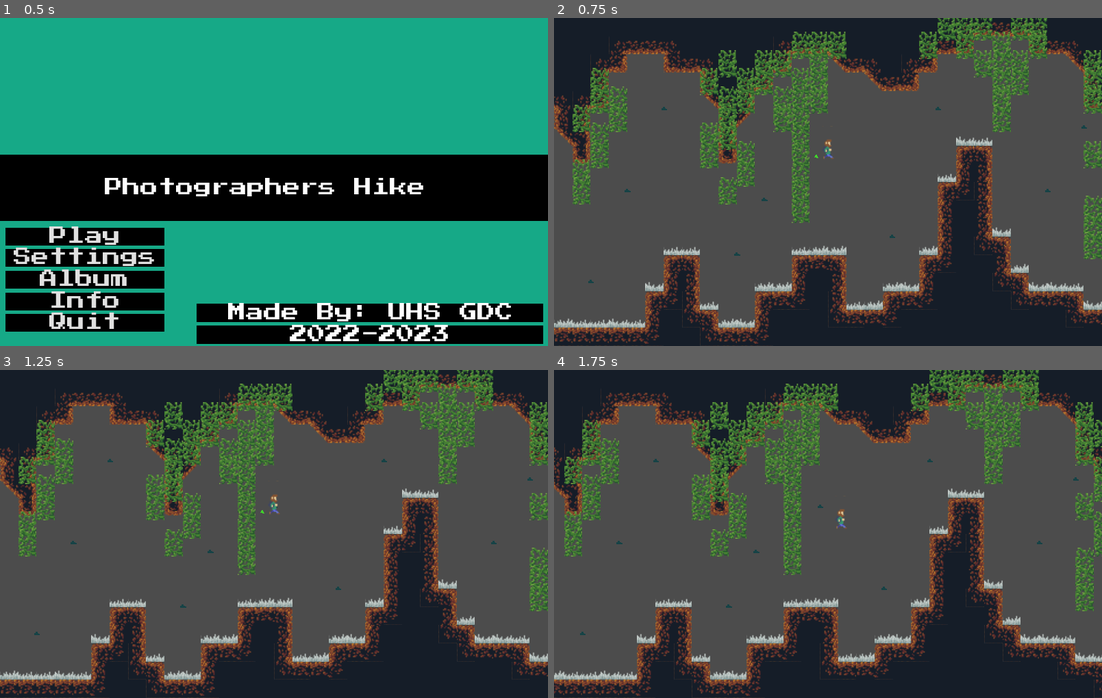
Above: before the commit, frames 1-4 (two rows, left to right).
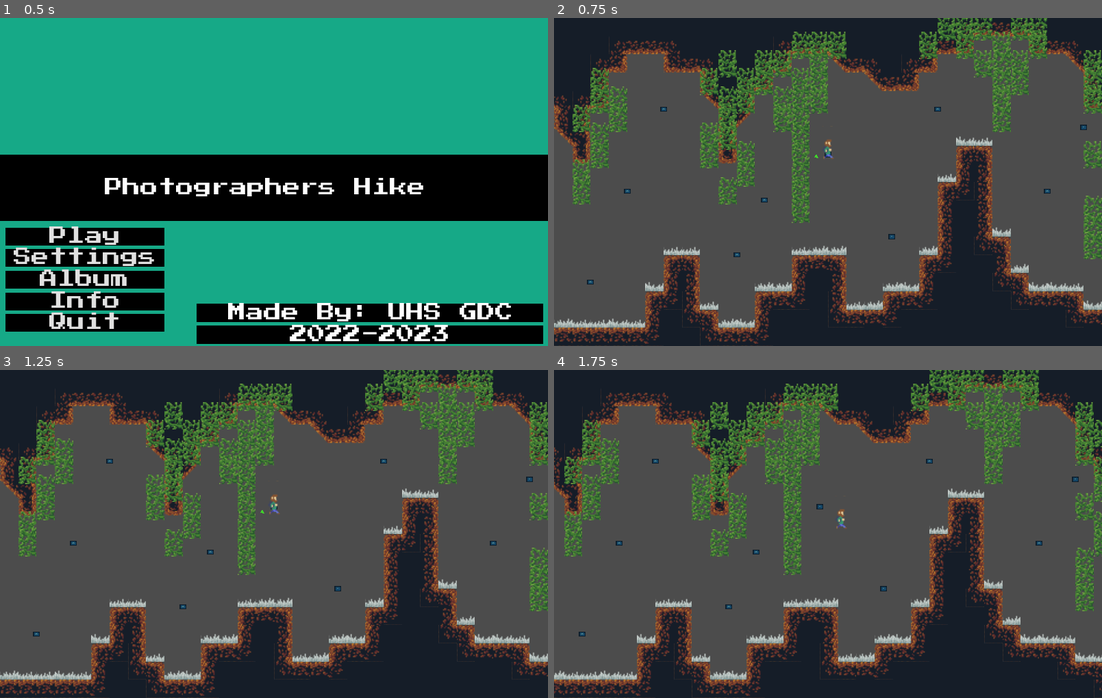
Above: after the commit, the same moments.

Repository: UHSGDC/Photographers-Hike
Game: Godot game, scene res://Game.tscn
The game is run twice, just before and just after one commit, with the same random seed, the same clock (stepped at 60 frames per second) and the same inputs. The engine's default icon, where the game draws it, is replaced by a stand-in: a white triangle on a blue panel in a dark square.
Inputs (mouse positions are in pixels of both pictures, inside the frame that each line leads up to):
- Up to frame 1 (0.5 s): no input
- Up to frame 2 (0.75 s): click "Play" at 0.5 s
- Up to frame 3 (1.25 s): no input
- Up to frame 4 (1.75 s): tap Enter at 1.25 s; move the mouse to (948, 517) at 1.27 s; hold D (right) from 1.28 s (still down); hold Ctrl (interact) from 1.28 s (still down); tap Space (jump) at 1.52 s

Frame 1 is identical in both runs. In frame 2, 0.2% of the frame differs, in the area x 6-98%, y 27-82%; in frame 3, 0.2%; in frame 4, 0.2%, in the area x 4-96%, y 27-82%.

Commit message:
Deleted old tile art

Diff:
--- a/PhotographersHike/Minigames/RockClimbing/Rock.tscn
+++ b/PhotographersHike/Minigames/RockClimbing/Rock.tscn
@@ -1,14 +1,10 @@
-[gd_scene load_steps=4 format=2]
+[gd_scene load_steps=3 format=2]
 
-[ext_resource path="res://Art/photographer's hike placeholder art.png" type="Texture" id=1]
+[ext_resource path="res://icon.png" type="Texture" id=1]
 
 [sub_resource type="CapsuleShape2D" id=3]
 radius = 3.5
 height = 2.00001
-
-[sub_resource type="AtlasTexture" id=2]
-atlas = ExtResource( 1 )
-region = Rect2( 9, 45, 5, 3 )
 
 [node name="Rock" type="Area2D" groups=["rock"]]
 z_index = 1
@@ -16,14 +12,14 @@
 collision_mask = 0
 
 [node name="CollisionShape2D" type="CollisionShape2D" parent="."]
-position = Vector2( 0.499998, -0.499999 )
+position = Vector2( 0, 2.98023e-08 )
 rotation = 1.5708
 shape = SubResource( 3 )
 
 [node name="Sprite" type="Sprite" parent="."]
 modulate = Color( 0.286275, 0.501961, 0.541176, 1 )
-position = Vector2( 1, 0 )
-texture = SubResource( 2 )
+scale = Vector2( 0.09375, 0.0673828 )
+texture = ExtResource( 1 )
 region_rect = Rect2( 0, 0, 29, 18 )
 __meta__ = {
 "_editor_description_": "Needs a sprite"
--- a/PhotographersHike/World/LevelTileset.tres
+++ b/PhotographersHike/World/LevelTileset.tres
@@ -8,15 +8,6 @@
 [ext_resource path="res://Assets/Art/Tiles/Platform.png" type="Texture" id=6]
 [ext_resource path="res://Assets/Art/Tiles/Spikes.png" type="Texture" id=7]
 
-[sub_resource type="ConvexPolygonShape2D" id=3]
-points = PoolVector2Array( 0, 0, 16, 0, 16, 4, 0, 4 )
-
-[sub_resource type="StreamTexture" id=4]
-load_path = "res://.import/photographer's hike placeholder art.png-d741fd87082de4d46f4f9d21ef3fcf29.stex"
-
-[sub_resource type="ConvexPolygonShape2D" id=5]
-points = PoolVector2Array( 0, 16, 16, 16, 16, 0, 0, 0 )
-
 [sub_resource type="ConvexPolygonShape2D" id=181]
 points = PoolVector2Array( 0, 0, 16, 0, 16, 16, 0, 16 )
 
@@ -413,18 +404,6 @@
 [sub_resource type="ConvexPolygonShape2D" id=312]
 points = PoolVector2Array( 16, 4, 0, 4, 0, 0, 16, 0 )
 
-[sub_resource type="ConvexPolygonShape2D" id=6]
-points = PoolVector2Array( 0, 0, 16, 0, 16, 16, 0, 16 )
-
-[sub_resource type="ConvexPolygonShape2D" id=7]
-points = PoolVector2Array( 0, 0, 16, 0, 16, 16, 0, 16 )
-
-[sub_resource type="ConvexPolygonShape2D" id=8]
-points = PoolVector2Array( 0, 0, 16, 0, 16, 16, 0, 16 )
-
-[sub_resource type="ConvexPolygonShape2D" id=9]
-points = PoolVector2Array( 0, 0, 16, 0, 16, 16, 0, 16 )
-
 [sub_resource type="ConvexPolygonShape2D" id=10]
 points = PoolVector2Array( 0, 0, 16, 0, 16, 16, 0, 16 )
 
@@ -780,146 +759,6 @@
 points = PoolVector2Array( 0, 0, 16, 0, 16, 16 )
 
 [resource]
-0/name = "wood platform"
-0/texture = SubResource( 4 )
-0/tex_offset = Vector2( 0, 0 )
-0/modulate = Color( 1, 1, 1, 1 )
-0/region = Rect2( 0, 0, 16, 16 )
-0/tile_mode = 0
-0/occluder_offset = Vector2( 0, 0 )
-0/navigation_offset = Vector2( 0, 0 )
-0/shape_offset = Vector2( 0, 0 )
-0/shape_transform = Transform2D( 1, 0, 0, 1, 0, 0 )
-0/shape = SubResource( 3 )
-0/shape_one_way = true
-0/shape_one_way_margin = 1.0
-0/shapes = [ {
-"autotile_coord": Vector2( 0, 0 ),
-"one_way": true,
-"one_way_margin": 1.0,
-"shape": SubResource( 3 ),
-"shape_transform": Transform2D( 1, 0, 0, 1, 0, 0 )
-} ]
-0/z_index = 0
-1/name = "dirt"
-1/texture = SubResource( 4 )
-1/tex_offset = Vector2( 0, 0 )
-1/modulate = Color( 1, 1, 1, 1 )
-1/region = Rect2( 16, 0, 16, 16 )
-1/tile_mode = 0
-1/occluder_offset = Vector2( 0, 0 )
-1/navigation_offset = Vector2( 0, 0 )
-1/shape_offset = Vector2( 0, 0 )
-1/shape_transform = Transform2D( 1, 0, 0, 1, 0, 0 )
-1/shape = SubResource( 5 )
-1/shape_one_way = false
-1/shape_one_way_margin = 1.0
-1/shapes = [ {
-"autotile_coord": Vector2( 0, 0 ),
-"one_way": false,
-"one_way_margin": 1.0,
-"shape": SubResource( 5 ),
-"shape_transform": Transform2D( 1, 0, 0, 1, 0, 0 )
-} ]
-1/z_index = 0
-2/name = "stone"
-2/texture = SubResource( 4 )
-2/tex_offset = Vector2( 0, 0 )
-2/modulate = Color( 1, 1, 1, 1 )
-2/region = Rect2( 32, 0, 16, 16 )
-2/tile_mode = 0
-2/occluder_offset = Vector2( 0, 0 )
-2/navigation_offset = Vector2( 0, 0 )
-2/shape_offset = Vector2( 0, 0 )
-2/shape_transform = Transform2D( 1, 0, 0, 1, 0, 0 )
-2/shape = SubResource( 6 )
-2/shape_one_way = false
-2/shape_one_way_margin = 1.0
-2/shapes = [ {
-"autotile_coord": Vector2( 0, 0 ),
-"one_way": false,
-"one_way_margin": 1.0,
-"shape": SubResource( 6 ),
-"shape_transform": Transform2D( 1, 0, 0, 1, 0, 0 )
-} ]
-2/z_index = 0
-3/name = "snow"
-3/texture = SubResource( 4 )
-3/tex_offset = Vector2( 0, 0 )
-3/modulate = Color( 1, 1, 1, 1 )
-3/region = Rect2( 48, 0, 16, 16 )
-3/tile_mode = 0
-3/occluder_offset = Vector2( 0, 0 )
-3/navigation_offset = Vector2( 0, 0 )
-3/shape_offset = Vector2( 0, 0 )
-3/shape_transform = Transform2D( 1, 0, 0, 1, 0, 0 )
-3/shape = SubResource( 7 )
-3/shape_one_way = false
-3/shape_one_way_margin = 1.0
-3/shapes = [ {
-"autotile_coord": Vector2( 0, 0 ),
-"one_way": false,
-"one_way_margin": 1.0,
-"shape": SubResource( 7 ),
-"shape_transform": Transform2D( 1, 0, 0, 1, 0, 0 )
-} ]
-3/z_index = 0
-4/name = "cobblestone"
-4/texture = SubResource( 4 )
-4/tex_offset = Vector2( 0, 0 )
-4/modulate = Color( 1, 1, 1, 1 )
-4/region = Rect2( 64, 0, 16, 16 )
-4/tile_mode = 0
-4/occluder_offset = Vector2( 0, 0 )
-4/navigation_offset = Vector2( 0, 0 )
-4/shape_offset = Vector2( 0, 0 )
-4/shape_transform = Transform2D( 1, 0, 0, 1, 0, 0 )
-4/shape = SubResource( 8 )
-4/shape_one_way = false
-4/shape_one_way_margin = 1.0
-4/shapes = [ {
-"autotile_coord": Vector2( 0, 0 ),
-"one_way": false,
-"one_way_margin": 1.0,
-"shape": SubResource( 8 ),
-"shape_transform": Transform2D( 1, 0, 0, 1, 0, 0 )
-} ]
-4/z_index = 0
-5/name = "infill"
-5/texture = SubResource( 4 )
-5/tex_offset = Vector2( 0, 0 )
-5/modulate = Color( 1, 1, 1, 1 )
-5/region = Rect2( 80, 0, 16, 16 )
-5/tile_mode = 0
-5/occluder_offset = Vector2( 0, 0 )
-5/navigation_offset = Vector2( 0, 0 )
-5/shape_offset = Vector2( 0, 0 )
-5/shape_transform = Transform2D( 1, 0, 0, 1, 0, 0 )
-5/shape_one_way = false
-5/shape_one_way_margin = 0.0
-5/shapes = [  ]
-5/z_index = 0
-6/name = "leaf"
-6/texture = SubResource( 4 )
-6/tex_offset = Vector2( 0, 0 )
-6/modulate = Color( 1, 1, 1, 1 )
-6/region = Rect2( 96, 0, 16, 16 )
-6/tile_mode = 0
-6/occluder_offset = Vector2( 0, 0 )
-6/navigation_offset = Vector2( 0, 0 )
-6/shape_offset = Vector2( 0, 0 )
-6/shape_transform = Transform2D( 1, 0, 0, 1, 0, 0 )
-6/shape = SubResource( 9 )
-6/shape_one_way = false
-6/shape_one_way_margin = 1.0
-6/shapes = [ {
-"autotile_coord": Vector2( 0, 0 ),
-"one_way": false,
-"one_way_margin": 1.0,
-"shape": SubResource( 9 ),
-"shape_transform": Transform2D( 1, 0, 0, 1, 0, 0 )
-} ]
-6/z_index = 0
 7/name = "Stone"
 7/texture = ExtResource( 1 )
 7/tex_offset = Vector2( 0, 0 )
Binary file removed: PhotographersHike/Art/cougar walk.png
Binary file removed: PhotographersHike/Art/photographer's hike placeholder art.png
Not shown, removed: PhotographersHike/Art/photographer's hike placeholder art.png.import
Not shown: 1 places in PhotographersHike/World/LevelTileset.tres that only renumber resources
